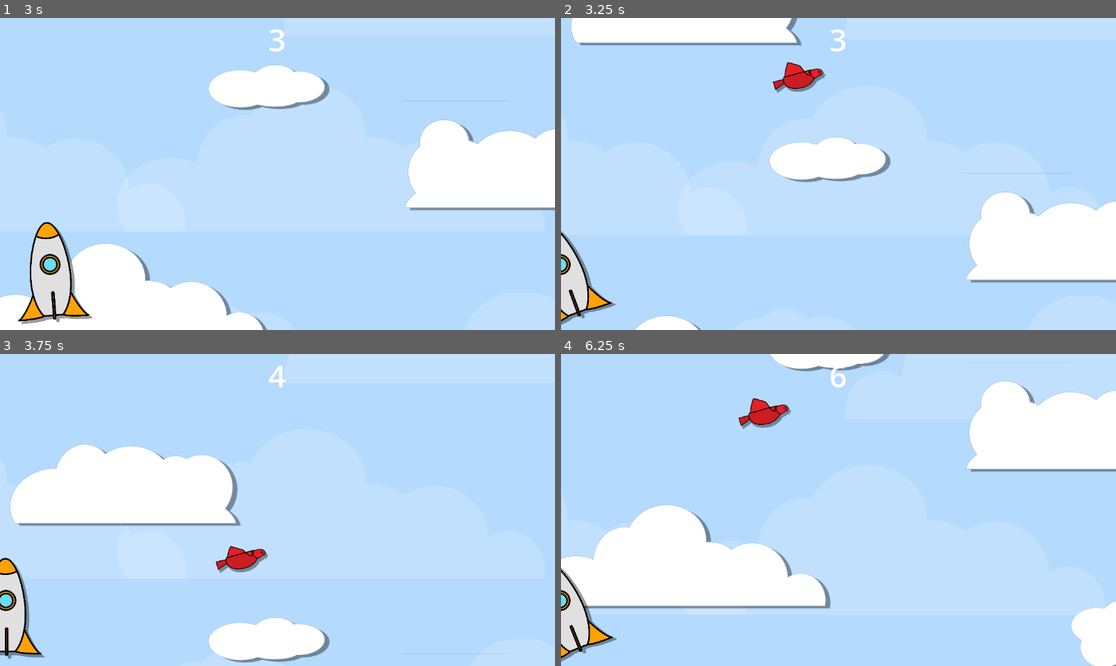
Above: before the commit, frames 1-4 (two rows, left to right).
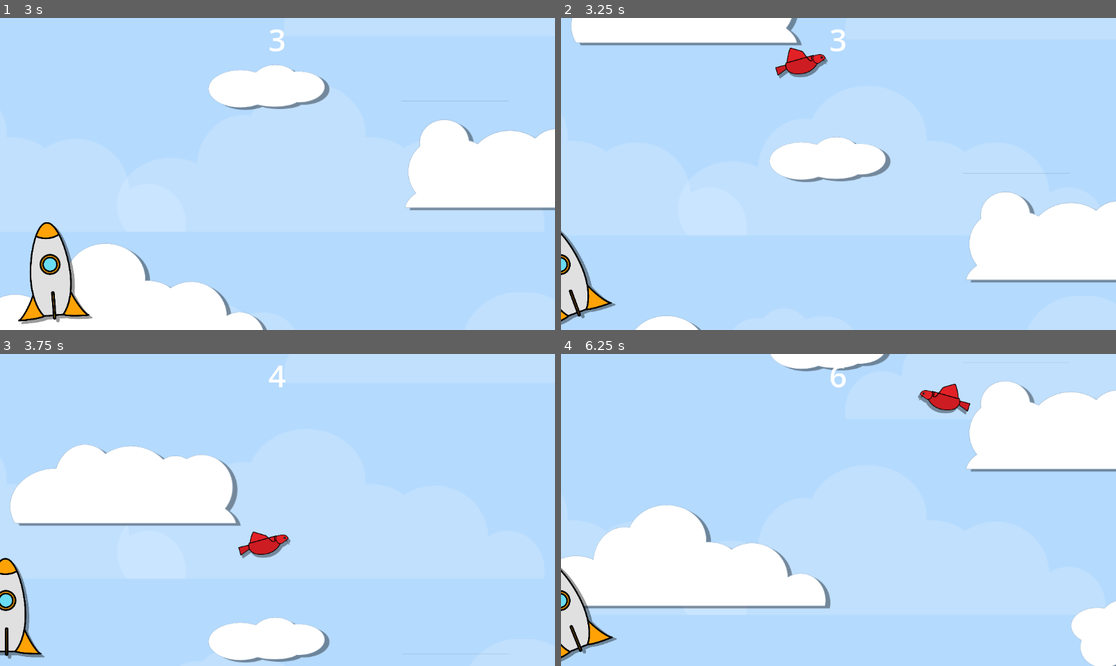
Above: after the commit, the same moments.

Repository: Ranger-NF/BlastOff
Game: Godot game, scene res://main.tscn
The game is run twice, just before and just after one commit, with the same random seed, the same clock (stepped at 60 frames per second) and the same inputs.
Inputs (mouse positions are in pixels of both pictures, inside the frame that each line leads up to):
- Up to frame 1 (3 s): move the mouse to (399, 158) at 0.52 s; click (399, 158) at 0.67 s; drag from (166, 189) to (283, 270) at 1.27 s; move the mouse to (333, 105) at 2.02 s; click (333, 105) at 2.17 s; drag from (249, 236) to (111, 127) at 2.77 s
- Up to frame 2 (3.25 s): no input
- Up to frame 3 (3.75 s): move the mouse to (444, 556) at 3.52 s; click (444, 556) at 3.67 s
- Up to frame 4 (6.25 s): drag from (672, 463) to (566, 606) at 4.27 s; move the mouse to (866, 510) at 5.02 s; click (866, 510) at 5.17 s; drag from (755, 432) to (727, 525) at 5.77 s

Frame 1 is identical in both runs. In frame 2, 0.9% of the frame differs, in the area x 38-49%, y 9-25%; in frame 3, 0.9%; in frame 4, 1.1%, in the area x 31-74%, y 9-25%.

Commit message:
Partially added warning system 🚨

Diff:
--- a/Enemies/Obstacle.gd
+++ b/Enemies/Obstacle.gd
@@ -1,8 +1,9 @@
 class_name Obstacle
 extends Area2D
 
-@export var acceleration = 30
+@export var free_fall_multiplier: float = 1 # Ideally more than 1, for faster obstacle
 @export var can_be_grouped: bool = false
+@export var can_move_horizontally: bool = true
 
 var can_move: bool = false
 var move_vec: Vector2 = Vector2.ZERO
@@ -13,13 +14,14 @@
 }
 
 # For objects that move across the screen
-@export var horizontal_speed: float = 0 # Should be constant speed
+var horizontal_speed: float = 0 # Should be constant speed
 
 var direction_to_move: int # Left or Right
 
 func _ready() -> void:
     can_move = true
-    horizontal_speed = randf_range(0, 10) # Randomize
+    if can_move_horizontally:
+        horizontal_speed = randf_range(3, 10) # Randomize
 
     var horizontal_screen_size = get_viewport_rect().size.x
     if horizontal_speed != 0 and self.position.x > (horizontal_screen_size / 2): # If on the right side move to left
@@ -28,7 +30,7 @@
         direction_to_move = RIGHT
 
 func free_fall(delta) -> void:
-    move_vec.y = (GameManager.rocket_speed * delta)
+    move_vec.y = (GameManager.rocket_speed * free_fall_multiplier * delta)
 
     self.position.y += move_vec.y
 
--- /dev/null
+++ b/Enemies/Satellite/satellite.gd
@@ -0,0 +1,9 @@
+extends "res://Enemies/Obstacle.gd"
+
+func _ready() -> void:
+    can_move = false
+    UiManager.emit_signal("warning_announced")
+
+
+func _on_warn_timer_timeout() -> void:
+    can_move = true
--- a/Enemies/Satellite/satellite.tscn
+++ b/Enemies/Satellite/satellite.tscn
@@ -1,7 +1,8 @@
-[gd_scene load_steps=6 format=3 uid="uid://bgdnuqx4a3jm7"]
+[gd_scene load_steps=7 format=3 uid="uid://bgdnuqx4a3jm7"]
 
 [ext_resource type="PackedScene" uid="uid://c7xy671srn8rt" path="res://Enemies/Obstacle.tscn" id="1_e8dws"]
 [ext_resource type="Material" uid="uid://ckh2l5ahtylxl" path="res://Shader/drop_shadow.tres" id="2_2ugaj"]
+[ext_resource type="Script" path="res://Enemies/Satellite/satellite.gd" id="2_6vcrh"]
 [ext_resource type="Texture2D" uid="uid://ds65ogo3ytjd" path="res://Enemies/Satellite/satellite.svg" id="2_r0xs0"]
 
 [sub_resource type="SpriteFrames" id="SpriteFrames_afbjw"]
@@ -16,16 +17,24 @@
 }]
 
 [sub_resource type="RectangleShape2D" id="RectangleShape2D_gh33g"]
-size = Vector2(549, 530)
+size = Vector2(376.365, 231.884)
 
 [node name="Satellite" instance=ExtResource("1_e8dws")]
+script = ExtResource("2_6vcrh")
+free_fall_multiplier = 1.5
+can_move_horizontally = false
 
 [node name="AnimatedSprite2D" parent="." index="1"]
 material = ExtResource("2_2ugaj")
+scale = Vector2(0.6, 0.6)
 sprite_frames = SubResource("SpriteFrames_afbjw")
 
 [node name="CollisionShape2D" parent="." index="2"]
 visible = true
-position = Vector2(12.5, -2.99999)
-rotation = 0.0
+position = Vector2(21, 11.5)
+rotation = 0.523598
 shape = SubResource("RectangleShape2D_gh33g")
+
+[node name="WarnTimer" type="Timer" parent="." index="3"]
+
+[connection signal="timeout" from="WarnTimer" to="." method="_on_warn_timer_timeout"]
--- a/Managers/game_manager.gd
+++ b/Managers/game_manager.gd
@@ -11,7 +11,7 @@
 var is_left_button_pressed: bool = false
 var is_right_button_pressed: bool = false
 
-var flock_probability: float = 0.1
+var flock_probability: float = 1
 
 func _ready() -> void:
     self.level_up.connect(_increase_difficulty)
--- /dev/null
+++ b/Managers/ui_manager.gd
@@ -0,0 +1,4 @@
+extends Node
+
+signal warning_announced(x_position: float) # For showing a warning sign when heavy objects are falling
+signal warning_withdrawn()
--- a/UI/ui.tscn
+++ b/UI/ui.tscn
@@ -1,4 +1,6 @@
-[gd_scene load_steps=3 format=3 uid="uid://0ckqin0njvj4"]
+[gd_scene load_steps=6 format=3 uid="uid://0ckqin0njvj4"]
+
+[ext_resource type="Texture2D" uid="uid://70ft04lcb4pc" path="res://UI/warning_sign.svg" id="1_y1a50"]
 
 [sub_resource type="GDScript" id="GDScript_ew6qc"]
 script/source = "extends Control
@@ -9,9 +11,15 @@
 
 @onready var score_label = $CanvasLayer/HBoxContainer/VBoxContainer2/Score
 @onready var game_status_label = $CanvasLayer/GameStatus
+@onready var warning_sign = $CanvasLayer/Warning
+
+var is_warning_on: bool = false
 
 func _ready() -> void:
     GameManager.game_over.connect(_show_game_status.bind(\"game_over\"))
+
+    UiManager.warning_announced.connect(_flash_warning)
+    UiManager.warning_withdrawn.connect(_stop_warning)
 
 func _physics_process(_delta: float) -> void:
     score_label.text = \"{score}\".format({\"score\": StatManager.score_gained})
@@ -24,9 +32,66 @@
 
     game_status_label.hide()
 
+func _flash_warning(x_position: float):
+    var screen_size = get_viewport_rect().size
+    warning_sign.position = Vector2(x_position, (0.1 * screen_size.y))
+
+    is_warning_on = true
+
+    var warning_sign_tween = create_tween()
+    warning_sign.show()
+
+    while  is_warning_on:
+        await warning_sign_tween.tween_property(warning_sign, \"modulate.a\", 1, 1).finished
+        await warning_sign_tween.tween_property(warning_sign, \"modulate.a\", 1, 0).finished
+
+    warning_sign_tween.kill()
+    warning_sign.hide()
+
+func _stop_warning():
+    is_warning_on = false
 "
 
 [sub_resource type="ShaderMaterial" id="ShaderMaterial_324iy"]
+
+[sub_resource type="Shader" id="Shader_64uhu"]
+code = "/**
+* Shadow 2D.
+* License: CC0
+* https://creativecommons.org/publicdomain/zero/1.0/
+*/
+shader_type canvas_item;
+render_mode blend_mix;
+
+uniform vec2 deform = vec2(2.0, 2.0);
+uniform vec2 offset = vec2(0.0, 0.0);
+uniform vec4 modulate : source_color;
+
+//uniform vec2 texture_size; //uncomment for GLES2
+
+void fragment() {
+	vec2 ps = TEXTURE_PIXEL_SIZE;
+	vec2 uv = UV;
+	float sizex = float(textureSize(TEXTURE,int(ps.x)).x); //comment for GLES2
+	float sizey = float(textureSize(TEXTURE,int(ps.y)).y); //comment for GLES2
+	//float sizex = texture_size.x; //uncomment for GLES2
+	//float sizey = texture_size.y; //uncomment for GLES2
+	uv.y+=offset.y*ps.y;
+	uv.x+=offset.x*ps.x;
+	float decalx=((uv.y-ps.x*sizex)*deform.x);
+	float decaly=((uv.y-ps.y*sizey)*deform.y);
+	uv.x += decalx;
+	uv.y += decaly;
+	vec4 shadow = vec4(modulate.rgb, texture(TEXTURE, uv).a * modulate.a);
+	vec4 col = texture(TEXTURE, UV);
+	COLOR = mix(shadow, col, col.a);
+}"
+
+[sub_resource type="ShaderMaterial" id="ShaderMaterial_sa2l3"]
+shader = SubResource("Shader_64uhu")
+shader_parameter/deform = Vector2(0, 0)
+shader_parameter/offset = Vector2(-50, -40)
+shader_parameter/modulate = Color(0, 0, 0, 0.392157)
 
 [node name="UI" type="Control"]
 layout_mode = 3
@@ -84,3 +149,12 @@
 text = "Game Over"
 horizontal_alignment = 1
 vertical_alignment = 1
+
+[node name="Warning" type="TextureRect" parent="CanvasLayer"]
+modulate = Color(1, 1, 1, 0)
+material = SubResource("ShaderMaterial_sa2l3")
+offset_right = 64.0
+offset_bottom = 71.0
+texture = ExtResource("1_y1a50")
+expand_mode = 2
+stretch_mode = 4
--- /dev/null
+++ b/UI/warning_sign.svg
@@ -0,0 +1,64 @@
+<?xml version="1.0" encoding="UTF-8" standalone="no"?>
+<!-- Created with Inkscape (http://www.inkscape.org/) -->
+
+<svg
+   width="210mm"
+   height="297mm"
+   viewBox="0 0 210 297"
+   version="1.1"
+   id="svg1"
+   inkscape:version="1.3 (0e150ed, 2023-07-21)"
+   sodipodi:docname="warning_sign.svg"
+   xmlns:inkscape="http://www.inkscape.org/namespaces/inkscape"
+   xmlns:sodipodi="http://sodipodi.sourceforge.net/DTD/sodipodi-0.dtd"
+   xmlns="http://www.w3.org/2000/svg"
+   xmlns:svg="http://www.w3.org/2000/svg">
+  <sodipodi:namedview
+     id="namedview1"
+     pagecolor="#ffffff"
+     bordercolor="#666666"
+     borderopacity="1.0"
+     inkscape:showpageshadow="2"
+     inkscape:pageopacity="0.0"
+     inkscape:pagecheckerboard="0"
+     inkscape:deskcolor="#d1d1d1"
+     inkscape:document-units="mm"
+     inkscape:zoom="0.41829365"
+     inkscape:cx="542.68096"
+     inkscape:cy="711.22284"
+     inkscape:window-width="1366"
+     inkscape:window-height="699"
+     inkscape:window-x="0"
+     inkscape:window-y="0"
+     inkscape:window-maximized="1"
+     inkscape:current-layer="layer1" />
+  <defs
+     id="defs1" />
+  <g
+     inkscape:label="Layer 1"
+     inkscape:groupmode="layer"
+     id="layer1">
+    <path
+       sodipodi:type="star"
+       style="fill:#f30000;fill-opacity:1;stroke:none;stroke-width:2.79929;stroke-linecap:round;stroke-linejoin:round;stroke-dashoffset:47.2176"
+       id="path1"
+       inkscape:flatsided="true"
+       sodipodi:sides="3"
+       sodipodi:cx="103.68891"
+       sodipodi:cy="178.9939"
+       sodipodi:r1="89.827835"
+       sodipodi:r2="55.265171"
+       sodipodi:arg1="0.51868292"
+       sodipodi:arg2="1.5658804"
+       inkscape:rounded="0"
+       inkscape:randomized="0"
+       d="M 181.70195,223.52485 26.117454,224.28969 103.24733,89.167147 Z"
+       inkscape:transform-center-x="-3.007"
+       inkscape:transform-center-y="-24.987513"
+       transform="translate(1.0902991,-8.2284183)" />
+    <path
+       id="rect1"
+       style="fill:#fffafa;fill-opacity:1;stroke:none;stroke-width:2.68622;stroke-linecap:round;stroke-linejoin:round;stroke-dashoffset:47.2176"
+       d="m 104.99974,112.24749 c -4.76559,0 -8.602057,6.82243 -8.602057,15.29674 v 31.94327 c 0,8.47431 3.836467,15.29674 8.602057,15.29674 4.7656,0 8.60258,-6.82243 8.60258,-15.29674 v -31.94327 c 0,-8.47431 -3.83698,-15.29674 -8.60258,-15.29674 z m 0,70.11975 a 9.8974905,9.8974905 0 0 0 -9.897069,9.89707 9.8974905,9.8974905 0 0 0 9.897069,9.89759 9.8974905,9.8974905 0 0 0 9.89759,-9.89759 9.8974905,9.8974905 0 0 0 -9.89759,-9.89707 z" />
+  </g>
+</svg>
--- a/main.tscn
+++ b/main.tscn
@@ -1,5 +1,6 @@
-[gd_scene load_steps=8 format=3 uid="uid://dikpya2pi0i66"]
+[gd_scene load_steps=9 format=3 uid="uid://dikpya2pi0i66"]
 
+[ext_resource type="PackedScene" uid="uid://bgdnuqx4a3jm7" path="res://Enemies/Satellite/satellite.tscn" id="1_e8phi"]
 [ext_resource type="PackedScene" uid="uid://c1quod1k2hh1j" path="res://Enemies/Birds/Bird.tscn" id="1_huqlg"]
 [ext_resource type="PackedScene" uid="uid://c1tug87fw4xs" path="res://Player/rocket.tscn" id="1_nmvdq"]
 [ext_resource type="PackedScene" uid="uid://0ckqin0njvj4" path="res://UI/ui.tscn" id="3_05n13"]
@@ -10,10 +11,12 @@
 [sub_resource type="GDScript" id="GDScript_vu1uo"]
 script/source = "extends Node2D
 
-@export var obstacle_scene: PackedScene
-
+@export var bird_scene: PackedScene
+@export var satellite_scene: PackedScene
 
 @onready var obstacle_timer: Timer = $ObstacleTimer
+@onready var satellite_timer: Timer = $SatelliteTimer
+
 var is_game_running: bool = false
 
 func _ready() -> void:
@@ -27,22 +30,31 @@
     if is_game_running:
         StatManager.time_spent += delta
 
-func spawn_obstacle():
+func spawn_obstacle(obstacle_scene: PackedScene):
+    if not obstacle_scene:
+        push_error(\"PackedScene is not set in the export section!\")
     var screen_size = get_viewport_rect().size.x
-    var spawn_location = Vector2(randf_range(0.05 * screen_size, 0.95 * screen_size), 0)
+    var spawn_location = Vector2(randf_range(0.05 * screen_size, 0.95 * screen_size), -30)
+
+    var new_obstacle = obstacle_scene.instantiate()
+    new_obstacle.position = spawn_location
+
+    add_child(new_obstacle)
+
+
+func determine_next_obstacle():
 
     var random_num = randf()
     if (random_num < GameManager.flock_probability):
-        pass # TODO
+        if satellite_timer.is_stopped():
+            satellite_timer.start(randi_range(4, 6))
 
-    var new_asteroid = obstacle_scene.instantiate()
-    new_asteroid.position = spawn_location
-
-    add_child(new_asteroid)
+    spawn_obstacle(bird_scene)
 
 func _on_game_over() -> void:
     is_game_running = false
     obstacle_timer.stop()
+    satellite_timer.stop()
 
     await get_tree().create_timer(3).timeout
 
@@ -55,12 +67,16 @@
 
 func _on_asteroid_timer_timeout() -> void:
     obstacle_timer.wait_time = randf_range(1, 3)
-    spawn_obstacle()
+    determine_next_obstacle()
+
+func _on_satellite_timer_timeout() -> void:
+    spawn_obstacle(satellite_scene)
 "
 
 [node name="Main" type="Node2D"]
 script = SubResource("GDScript_vu1uo")
-obstacle_scene = ExtResource("1_huqlg")
+bird_scene = ExtResource("1_huqlg")
+satellite_scene = ExtResource("1_e8phi")
 
 [node name="Rocket" parent="." instance=ExtResource("1_nmvdq")]
 position = Vector2(216, 529)
@@ -81,4 +97,7 @@
 mix_target = 2
 bus = &"Music"
 
+[node name="SatelliteTimer" type="Timer" parent="."]
+
 [connection signal="timeout" from="ObstacleTimer" to="." method="_on_asteroid_timer_timeout"]
+[connection signal="timeout" from="SatelliteTimer" to="." method="_on_satellite_timer_timeout"]
--- a/project.godot
+++ b/project.godot
@@ -21,6 +21,7 @@
 GameManager="*res://Managers/game_manager.gd"
 StatManager="*res://Managers/stat_manager.gd"
 SoundManager="*res://Managers/sound_manager.gd"
+UiManager="*res://Managers/ui_manager.gd"
 
 [display]
 
Not shown, added: UI/warning_sign.svg.import
